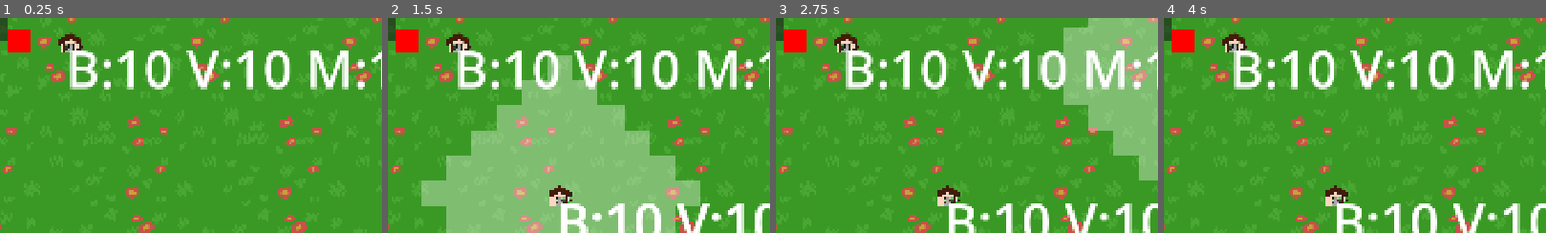
Above: before the commit, frames 1-4 (left to right).
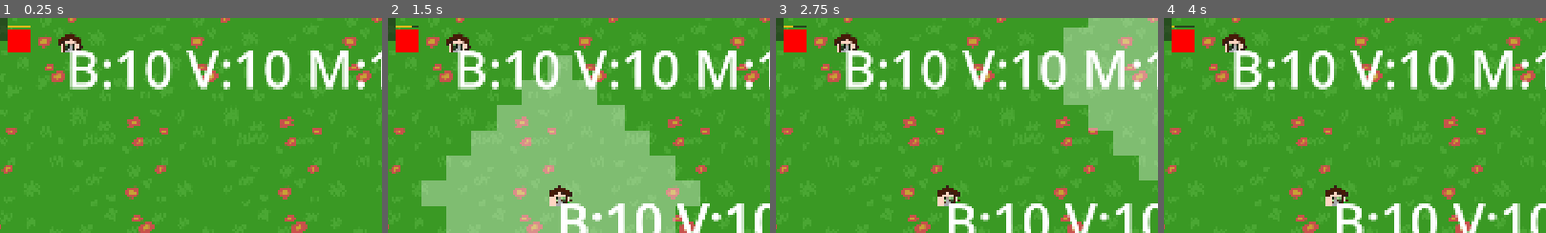
Above: after the commit, the same moments.

Repository: BigWing06/C3-Game-Jam-JARRN-Studios
Game: Godot game, scene res://scenes/RootGameScene/RootGameScene.tscn
The game is run twice, just before and just after one commit, with the same random seed, the same clock (stepped at 60 frames per second) and the same inputs. This scene is started directly instead of the project's main scene. Sound files missing from this copy of the repository are replaced by a short silence.
Inputs (mouse positions are % of the whole screen's width and height, from its top left):
- Up to frame 1 (0.25 s): no input
- Up to frame 2 (1.5 s): tap P at 0.5, 0.6, 1.25 s; move the mouse to (72, 45) at 0.52 s; click (72, 45) at 0.67 s; tap Space at 0.77 s; move the mouse to (30, 55) at 1.27 s; tap 1 at 1.35 s; click (30, 55) at 1.42 s
- Up to frame 3 (2.75 s): tap Space at 1.52 s; tap Enter at 2 s; move the mouse to (60, 28) at 2.02 s; tap 9 at 2.1 s; click (60, 28) at 2.17 s
- Up to frame 4 (4 s): tap Space at 2.75, 3.02, 3.77 s; move the mouse to (45, 70) at 2.77 s; tap P at 2.85, 3.5 s; click (45, 70) at 2.92 s; move the mouse to (80, 65) at 3.52 s; tap 1 at 3.6 s; click (80, 65) at 3.67 s
The pictures show only the part of the screen within x 9-59%, y 15-65%; the shares and areas given below are measured in that part.

The runs differ from the first frame. In frame 1, less than 0.1% of the frame differs, in the area x 2-8%, y 3-5%; in frame 2, less than 0.1%; in frame 3, less than 0.1%; in frame 4, less than 0.1%.

Commit message:
Removing person travelling

Diff:
--- a/pantry-planners/scenes/house/house.gd
+++ b/pantry-planners/scenes/house/house.gd
@@ -9,62 +9,47 @@
 	"donator":    8.0,
 }
 
-const FOOD_TYPES = [
-	"bread",
-	"veg",
-	"meat"
-]
+const FOOD_TYPES   = ["bread", "veg", "meat"]
+const MAX_HEALTH  := 10
+const TRAVEL_SPEED := 0.5  # seconds per tile; kept for future use
 
-const MAX_HEALTH   := 10
-const TRAVEL_SPEED := 0.5  # seconds per tile (one way); round trip = 2x
+signal died
 
-# Emitted when health reaches 0. Connect to the loss screen trigger.
-signal died
-signal food_needed_changed
-var pantries = []
-var closest_pantry
-var closest_pantry_dist = 1000000
-var food_needed: Dictionary = {}
+var house_type:  String     = "inactive"
+var needs:       Array      = []  # food types this house requests
+var donates:     Array      = []  # donor only: food types deposited at pantry
+var food_stock:  Dictionary = {}  # food_type -> amount on hand
+var health:      int        = MAX_HEALTH
+var delay:       float      = 5.0
 
-@export var house_effect_timer_len: int = 3
+var _tilemap:       TileMapLayer = null
+var _grid_pos:      Vector2i
+var _target_pantry: Node  = null
 
-# This function is called by the food pantries on all houses
-# in its radius to see if they need to take food
-func get_need(type: String):
-	if type in food_needed.keys():
-		return food_needed[type]
-	return 0
-
-var house_type:  String        = "inactive"
-var needs:       Array         = []  # food types this house requests
-var donates:     Array         = []  # donor only: food types deposited at pantry
-var food_stock:  Dictionary    = {}  # food_type -> amount currently on hand
-var health:      int           = MAX_HEALTH
-var delay:       float         = 5.0
-
-var _tilemap:         TileMapLayer  # set by setup(); used for path queries
-var _grid_pos:        Vector2i
-var _target_pantry:   Node = null
-var _person_en_route: bool = false
+# --- visual bar state -------------------------------------------------------
+var _health_bar_alpha:    float = 0.0  # 0 = hidden, 1 = fully visible
+var _request_progress:    float = 0.0  # 1 = just got food, 0 = request firing
+var _time_until_dispatch: float = 0.0  # countdown (seconds) to next request
+var _health_tween:        Tween = null
 
 
-# Called by RootGameScene after the house is placed on the grid.
-# config mirrors the house entry in levels.json; an empty dict means inactive.
+# Called by PlacementTileMap after the house is placed.
+# config mirrors the house entry in levels.json; empty dict = inactive.
 func setup(config: Dictionary, tilemap: TileMapLayer, grid_pos: Vector2i) -> void:
 	_tilemap  = tilemap
 	_grid_pos = grid_pos
 
 	if not config.has("type"):
 		house_type = "inactive"
-		modulate   = Color(0.5, 0.5, 0.5)  # grey placeholder; replace with sprite later
+		modulate   = Color(0.5, 0.5, 0.5)  # grey placeholder
 		return
 
 	house_type = config["type"]
-	needs      = config.get("needs",    FOOD_TYPES.duplicate())
-	donates    = config.get("donates",  [])
-	delay      = config.get("delay",    DEFAULT_DELAYS.get(house_type, 5.0))
+	needs      = config.get("needs",   FOOD_TYPES.duplicate())
+	donates    = config.get("donates", [])
+	delay      = config.get("delay",   DEFAULT_DELAYS.get(house_type, 5.0))
 
-	# starting_food is [bread_amt, veg_amt, meat_amt] — matches FOOD_TYPES
+	# starting_food is [bread_amt, veg_amt, meat_amt] — matches FOOD_TYPES order
 	var starting: Array = config.get("starting_food", [2, 2, 2])
 	for i in FOOD_TYPES.size():
 		food_stock[FOOD_TYPES[i]] = starting[i] if i < starting.size() else 2
@@ -73,45 +58,42 @@
 	_start_demand_cycle()
 
 
-# Finds the nearest reachable pantry by BFS path distance.
-# Called on setup and whenever the grid layout changes (pantry placed/removed).
+# Finds the nearest reachable pantry. Called on setup and when the grid changes.
 func update_target_pantry() -> void:
 	if house_type == "inactive" or _tilemap == null:
 		return
-	var _target_pantry = _tilemap.get_nearest_pantry(_grid_pos)
+	_target_pantry = _tilemap.get_nearest_pantry(_grid_pos)
 
 
 func _start_demand_cycle() -> void:
-	# Stagger houses so they don't all fire at the same instant.
-	var offset_timer := get_tree().create_timer(randf_range(0.0, delay))
-	print("creatd timer")
-	offset_timer.timeout.connect(func():
+	# Stagger houses so they don't all request food at the same moment.
+	var rand_offset := randf_range(0.0, delay)
+	_time_until_dispatch = rand_offset  # bar starts depleting right away
+	get_tree().create_timer(rand_offset).timeout.connect(func():
+		_take_food()
 		var recurring := Timer.new()
 		recurring.wait_time = delay
 		recurring.one_shot  = false
 		recurring.timeout.connect(_take_food)
-		#recurring.timeout.connect(_dispatch_person)
 		add_child(recurring)
 		recurring.start()
-		print("test")
 	)
 
+
 func _take_food() -> void:
-	var got_food := false
 	var result = _tilemap.get_nearest_pantry(_grid_pos)
 	if result == null:
-		print("taking damage")
-		_take_damage()  # no pantry reachable; house goes without food
+		_take_damage()
 		return
-	var pantry:   Node  = result
-	print("pantry taking food" + str(self) + str(result))
+
+	var pantry: Node = result
+	var got_food     := false
+
 	if house_type == "donator":
-		# Donor deposits food; always returns satisfied.
 		for food_type in donates:
 			pantry.add_food(food_type)
 		got_food = true
 	else:
-		# Take the first available food type that matches this house's needs.
 		for food_type in needs:
 			if pantry.get_food_amount(food_type) > 0:
 				pantry.take_food(food_type)
@@ -119,59 +101,68 @@
 				got_food = true
 				break
 
-func _dispatch_person() -> void:
-	if _person_en_route:
-		return
-
-	# Re-query each dispatch in case pantries were added/removed since last check.
-	var result: Array = _tilemap.get_nearest_pantry(_grid_pos)
-	if result.is_empty():
-		_take_damage()  # no pantry reachable; house goes without food
-		return
-
-	var pantry:   Node  = result[0]
-	var distance: int   = result[1]
-	var one_way:  float = distance * TRAVEL_SPEED
-
-	_person_en_route = true
-	get_tree().create_timer(one_way).timeout.connect(func():
-		_arrive_at_pantry(pantry, one_way)
-	)
-
-
-func _arrive_at_pantry(pantry: Node, return_time: float) -> void:
-	var got_food := false
-
-	if house_type == "donator":
-		# Donor deposits food; always returns satisfied.
-		for food_type in donates:
-			pantry.add_food(food_type)
-		got_food = true
+	if got_food:
+		# Reset countdown bar — house is satisfied, next request in `delay` seconds
+		_time_until_dispatch = delay
+		_request_progress    = 1.0
+		queue_redraw()
 	else:
-		# Take the first available food type that matches this house's needs.
-		for food_type in needs:
-			if pantry.get_food_amount(food_type) > 0:
-				pantry.take_food(food_type)
-				food_stock[food_type] = food_stock.get(food_type, 0) + 1
-				got_food = true
-				break
-
-	get_tree().create_timer(return_time).timeout.connect(func():
-		_person_returned(got_food)
-	)
-
-
-func _person_returned(got_food: bool) -> void:
-	_person_en_route = false
-	if not got_food:
 		_take_damage()
 
 
 func _take_damage() -> void:
 	health -= 1
-	$food_amount_label.text = "HP: %d" % health  # temporary; replace with health bar
+	_health_bar_alpha = 1.0
+	queue_redraw()
+
 	if health <= 0:
 		died.emit()
+		return
+
+	# Keep health bar visible for 2 s, then fade out over 1 s
+	if _health_tween:
+		_health_tween.kill()
+	_health_tween = create_tween()
+	_health_tween.tween_interval(2.0)
+	_health_tween.tween_method(
+		func(a: float): _health_bar_alpha = a; queue_redraw(),
+		1.0, 0.0, 1.0
+	)
+
+
+# Deplete the request bar each frame while waiting for the next dispatch.
+func _process(delta: float) -> void:
+	if house_type == "inactive":
+		return
+	if _time_until_dispatch > 0.0:
+		_time_until_dispatch = max(0.0, _time_until_dispatch - delta)
+		_request_progress    = _time_until_dispatch / delay
+		queue_redraw()
+
+
+# Draw the request bar (always visible for active houses) and health bar (fades).
+# All coordinates are in local sprite space; at the default 0.25 node scale,
+# 256 local units = 64 screen pixels.
+func _draw() -> void:
+	if house_type == "inactive" or texture == null:
+		return
+
+	var tex_w := texture.get_size().x
+	var tex_h := texture.get_size().y
+	var bar_w := tex_w          # bar spans the full sprite width
+	var bar_h := 24.0           # at 0.25 scale → ~6 px on screen
+
+	# Request bar — sits just above the sprite top
+	var req_y := -(tex_h * 0.5) - bar_h - 12.0
+	draw_rect(Rect2(-bar_w / 2.0, req_y, bar_w, bar_h),                        Color(0.1, 0.1, 0.1, 0.65))
+	draw_rect(Rect2(-bar_w / 2.0, req_y, bar_w * _request_progress, bar_h),    Color(0.95, 0.78, 0.1, 0.9))
+
+	# Health bar — appears above the request bar, fades out when not damaged
+	if _health_bar_alpha > 0.01:
+		var hp_y   := req_y - bar_h - 8.0
+		var hp_pct := float(health) / float(MAX_HEALTH)
+		draw_rect(Rect2(-bar_w / 2.0, hp_y, bar_w, bar_h),                   Color(0.1, 0.1, 0.1, _health_bar_alpha * 0.65))
+		draw_rect(Rect2(-bar_w / 2.0, hp_y, bar_w * hp_pct, bar_h),          Color(0.15, 0.9, 0.25, _health_bar_alpha))
 
 
 func set_highlight(mode: String) -> void:
@@ -183,6 +174,3 @@
 # Required by PlacementTileMap when converting a hover preview into a placed entity.
 func set_placement_mode(_mode: String) -> void:
 	pass
-
-func _on_food_needed_changed() -> void:
-	$food_amount_label.text = str(get_need("Bread"))
